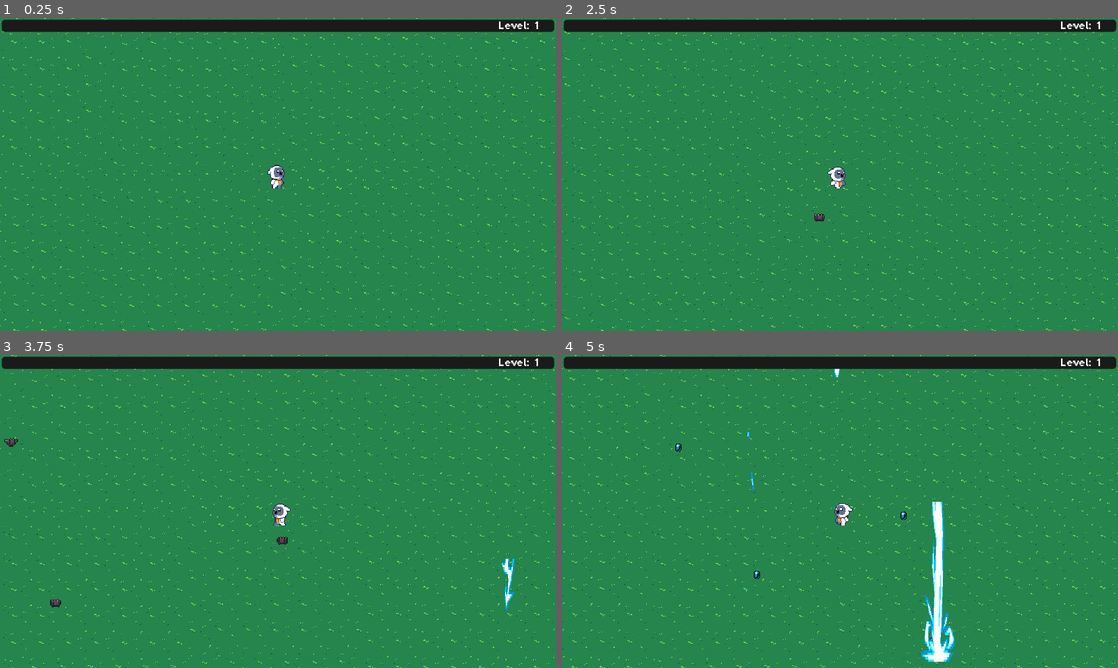
Above: before the commit, frames 1-4 (two rows, left to right).
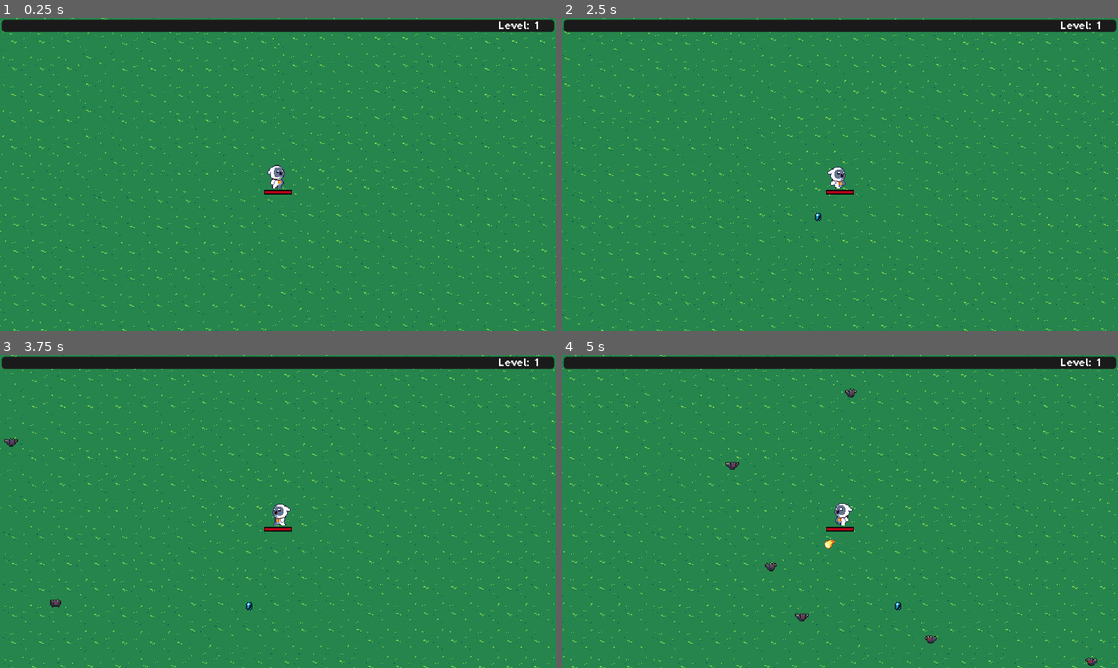
Above: after the commit, the same moments.

Repository: IgnacyZywalewski/VampireSurvivors
Game: Godot game, scene res://world/world.tscn
Same seed, same stepped clock (60 frames per second), same inputs: the game is played once before the commit and once after it.
Inputs:
- Up to frame 1 (0.25 s): no input
- Up to frame 2 (2.5 s): tap Enter at 0.5 s; hold D (right) 0.53-1.28 s; hold S (down) 1.28-2.03 s; hold D (right) from 2.03 s (still down)
- Up to frame 3 (3.75 s): release D (right) at 2.78 s; hold W (up) 2.78-3.53 s; hold A (left) from 3.53 s (still down)
- Up to frame 4 (5 s): keep holding A (left)

The runs differ from the first frame. In frame 1, less than 0.1% of the frame differs, in the area x 47-53%, y 54-57%; in frame 2, 0.1%; in frame 3, 0.3%; in frame 4, 1.8%, in the area x 20-97%, y 4-100%.

Commit message:
Added player health bar

Diff:
--- a/enemy/enemy_bat.tscn
+++ b/enemy/enemy_bat.tscn
@@ -111,6 +111,7 @@
 hframes = 4
 
 [node name="CollisionShape2D" type="CollisionShape2D" parent="."]
+visible = false
 position = Vector2(0, 1)
 shape = SubResource("CircleShape2D_4gk7s")
 
--- a/objects/experience_gem.tscn
+++ b/objects/experience_gem.tscn
@@ -4,7 +4,7 @@
 [ext_resource type="AudioStream" uid="uid://31ryctxmwb7r" path="res://assets/audio/collect_gem.mp3" id="2_4onmi"]
 
 [sub_resource type="RectangleShape2D" id="RectangleShape2D_stg78"]
-size = Vector2(14, 16)
+size = Vector2(12, 14)
 
 [node name="ExperienceGem" type="Area2D" groups=["loot"]]
 collision_layer = 8
--- a/player/player.gd
+++ b/player/player.gd
@@ -1,7 +1,8 @@
 extends CharacterBody2D
 
-var movement_speed = 80.0
-var hp = 100
+@export var movement_speed = 80.0
+@export var health = 100
+var turned_left = false
 
 var experience = 0
 var experience_level = 1
@@ -14,6 +15,7 @@
 @onready var collision_shape = $CollisionShape2D
 @onready var experience_bar = get_node("%ExperienceBar")
 @onready var level_label = get_node("%LevelLabel")
+@onready var health_bar = $HealthBar
 
 
 #Weapons
@@ -33,9 +35,9 @@
 #Fireball
 var fireball_ammo = 0
 var fireball_baseammo = 1
-var fireball_level = 0
-
-#Shooting star
+var fireball_level = 1
+
+#Shooting starssssssssssss
 var shooting_star_ammo = 0
 var shooting_star_baseammo = 1
 var shooting_star_level = 0
@@ -45,8 +47,8 @@
 
 #LightningBolt
 var lightning_bolt_ammo = 0
-var lightning_bolt_baseammo = 10
-var lightning_bolt_level = 1
+var lightning_bolt_baseammo = 1
+var lightning_bolt_level = 0
 
 #Enemy
 var enemy_close = []
@@ -54,6 +56,7 @@
 func _ready():
 	attack()
 	set_experience_bar(experience, callculate_experience_cap())
+	health_bar.init_health(health)
 
 func attack():
 	if fireball_level > 0 and fireball_timer.is_stopped():
@@ -65,16 +68,16 @@
 	if black_hole_level > 0:
 		var black_hole_attack = black_hole.instantiate()
 		black_hole_attack.level = black_hole_level
-		black_hole_attack.position = position
+		black_hole_attack.global_position = global_position
 		add_child(black_hole_attack)
 
 	if lightning_bolt_level > 0 and lightning_bolt_timer.is_stopped():
 		lightning_bolt_timer.start()
 
-func _physics_process(delta):
-	movement(delta)
-
-func movement(delta):
+func _physics_process(_delta):
+	movement()
+
+func movement():
 	var x_mov = Input.get_action_strength("right") - Input.get_action_strength("left")
 	var y_mov = Input.get_action_strength("down") - Input.get_action_strength("up")
 	var mov = Vector2(x_mov, y_mov)
@@ -98,13 +101,14 @@
 
 	walk_sprite.global_position = global_position
 	idle_sprite.global_position = global_position
-	#collision_shape.glaobal_position = global_position
+
 	velocity = mov.normalized() * movement_speed
 	move_and_slide()
 
 func _on_hurtbox_hurt(damage, _angle, _knockback):
-	hp -= damage
-	print(hp)
+	health -= damage
+	health_bar.health = health
+	print(health)
 	hit_flash_animation.play("hit_flash")
 
 
--- a/player/player.tscn
+++ b/player/player.tscn
@@ -6,6 +6,7 @@
 [ext_resource type="PackedScene" uid="uid://cwmo7k842cuam" path="res://utility/hurt_box.tscn" id="3_gx2gy"]
 [ext_resource type="Shader" uid="uid://d3lq2lub4t11s" path="res://enemy/hit_flash.tres" id="3_jvlhe"]
 [ext_resource type="FontFile" uid="uid://d4a3w6dx63g5p" path="res://assets/fonts/Planes_ValMore.ttf" id="6_0rvr0"]
+[ext_resource type="PackedScene" uid="uid://brwtjelihi5mj" path="res://ui/health_bar.tscn" id="7_j0eem"]
 
 [sub_resource type="CapsuleShape2D" id="CapsuleShape2D_khjtk"]
 radius = 6.0
@@ -194,7 +195,6 @@
 speed_scale = 0.8
 
 [node name="IdleSprite" type="Sprite2D" parent="Animation"]
-visible = false
 material = SubResource("ShaderMaterial_10no0")
 texture = ExtResource("2_oleco")
 hframes = 4
@@ -202,7 +202,6 @@
 [node name="WalkSprite" type="Sprite2D" parent="Animation"]
 visible = false
 material = SubResource("ShaderMaterial_kqe61")
-position = Vector2(2, 0)
 texture = ExtResource("3_8do3s")
 hframes = 6
 
@@ -268,6 +267,7 @@
 collision_mask = 8
 
 [node name="CollisionShape2D" type="CollisionShape2D" parent="GrabArea"]
+position = Vector2(0, 3)
 shape = SubResource("CircleShape2D_7pioq")
 
 [node name="CollectArea" type="Area2D" parent="."]
@@ -310,6 +310,12 @@
 theme_override_font_sizes/font_size = 13
 text = "Level: 1"
 vertical_alignment = 1
+
+[node name="HealthBar" parent="." instance=ExtResource("7_j0eem")]
+offset_left = -15.0
+offset_top = 19.0
+offset_right = 15.0
+offset_bottom = 22.0
 
 [connection signal="hurt" from="Hurtbox" to="." method="_on_hurtbox_hurt"]
 [connection signal="timeout" from="Attack/FireballTimer" to="." method="_on_fireball_timer_timeout"]
--- /dev/null
+++ b/ui/health_bar.gd
@@ -0,0 +1,26 @@
+extends ProgressBar
+
+@onready var timer = $Timer
+@onready var damage_bar = $DamageBar
+
+var health = 0 : set = _set_health
+
+func _set_health(new_health):
+	var prev_health = health
+	health = min(max_value, new_health)
+	value = health
+
+	if health < prev_health:
+		timer.start()
+	else:
+		damage_bar.value = health
+
+func init_health(_health):
+	health = _health
+	max_value = health
+	value = health
+	damage_bar.max_value = health
+	damage_bar.value = health
+
+func _on_timer_timeout():
+	damage_bar.value = health
--- /dev/null
+++ b/ui/health_bar.tscn
@@ -0,0 +1,51 @@
+[gd_scene load_steps=6 format=3 uid="uid://brwtjelihi5mj"]
+
+[ext_resource type="Script" path="res://ui/health_bar.gd" id="1_wfyjg"]
+
+[sub_resource type="StyleBoxEmpty" id="StyleBoxEmpty_rhntw"]
+
+[sub_resource type="StyleBoxFlat" id="StyleBoxFlat_ywceh"]
+bg_color = Color(0.741176, 0, 0.0862745, 1)
+
+[sub_resource type="StyleBoxFlat" id="StyleBoxFlat_fdngf"]
+bg_color = Color(0.0588235, 0.0588235, 0.0588235, 1)
+expand_margin_left = 1.0
+expand_margin_top = 1.0
+expand_margin_right = 1.0
+expand_margin_bottom = 1.0
+shadow_color = Color(0, 0, 0, 0.27451)
+shadow_offset = Vector2(0, 1)
+
+[sub_resource type="StyleBoxFlat" id="StyleBoxFlat_ki2wi"]
+bg_color = Color(1, 1, 1, 1)
+
+[node name="HealthBar" type="ProgressBar"]
+z_index = 1
+offset_left = 9.0
+offset_top = 16.0
+offset_right = 249.0
+offset_bottom = 20.0
+theme_override_styles/background = SubResource("StyleBoxEmpty_rhntw")
+theme_override_styles/fill = SubResource("StyleBoxFlat_ywceh")
+value = 60.0
+show_percentage = false
+script = ExtResource("1_wfyjg")
+
+[node name="DamageBar" type="ProgressBar" parent="."]
+z_index = -1
+layout_mode = 1
+anchors_preset = 15
+anchor_right = 1.0
+anchor_bottom = 1.0
+grow_horizontal = 2
+grow_vertical = 2
+theme_override_styles/background = SubResource("StyleBoxFlat_fdngf")
+theme_override_styles/fill = SubResource("StyleBoxFlat_ki2wi")
+value = 70.0
+show_percentage = false
+
+[node name="Timer" type="Timer" parent="."]
+wait_time = 0.4
+one_shot = true
+
+[connection signal="timeout" from="Timer" to="." method="_on_timer_timeout"]
--- a/utility/hit_box.gd
+++ b/utility/hit_box.gd
@@ -1,16 +1,7 @@
 extends Area2D
 
-@export var damage = 1
+@export var damage = 2
 @onready var collision = $CollisionShape2D
-@onready var disable_timer = $DisableHitBoxTimer
 
 var hurt_box_type = "cooldown"
 var cooldown_timer = 1
-
-#func tempdisable():
-	#collision.call_deferred("set", "disabled", true)
-	#disable_timer.start()
-
-
-#func _on_disable_hit_box_timer_timeout():
-	#collision.call_deferred("set", "disabled", true)
--- a/utility/hit_box.tscn
+++ b/utility/hit_box.tscn
@@ -8,9 +8,3 @@
 script = ExtResource("1_xkxxe")
 
 [node name="CollisionShape2D" type="CollisionShape2D" parent="."]
-
-[node name="DisableHitBoxTimer" type="Timer" parent="."]
-wait_time = 0.5
-one_shot = true
-
-[connection signal="timeout" from="DisableHitBoxTimer" to="." method="_on_disable_hit_box_timer_timeout"]
Not shown, removed: assets/textures/player/Owlet_Monster_Walk_6.png.import
Not shown: 1 places in player/player.tscn that only renumber resources
